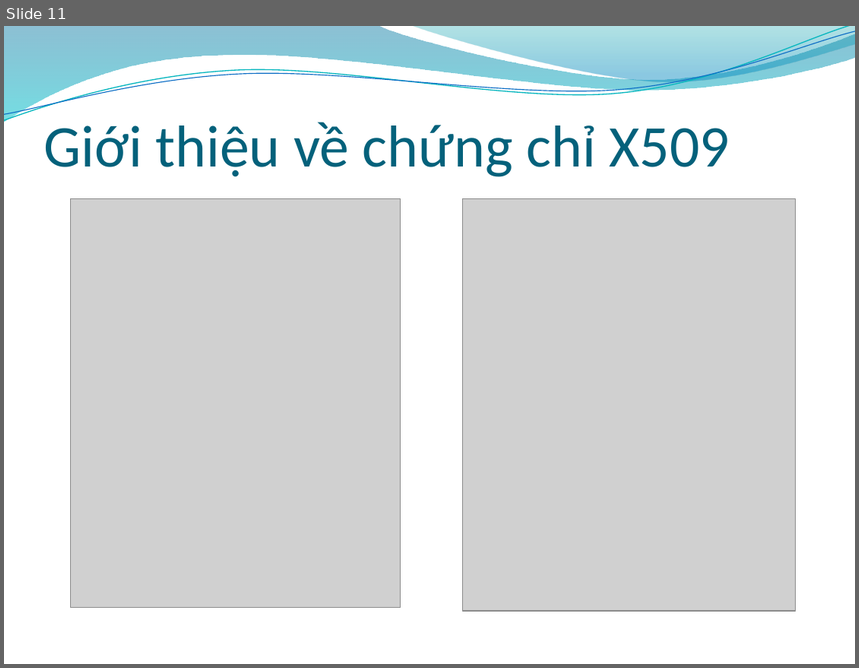
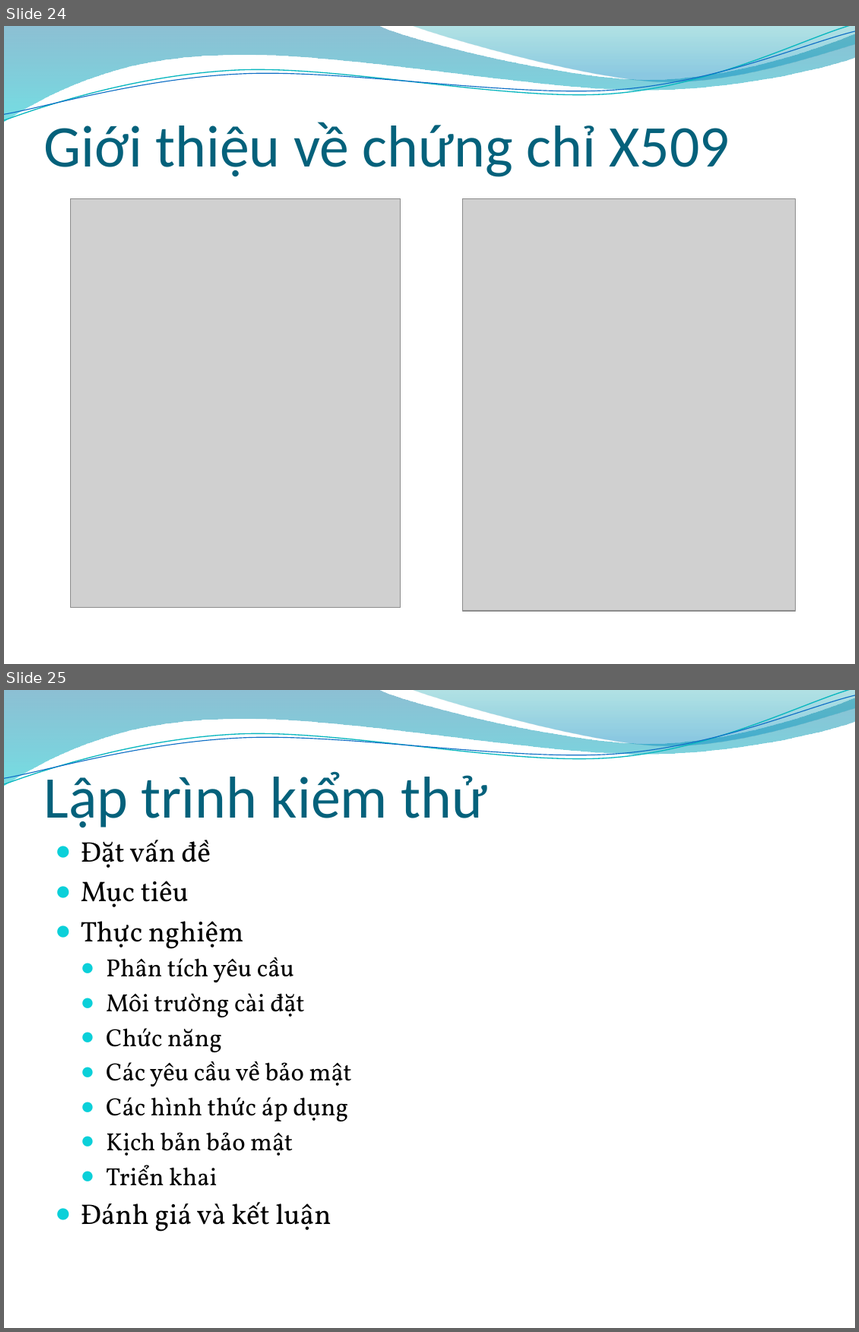
Before and after one commit to fast-link/bk-20102-assignment, a slide deck: An ninh mang/Bảo mật trong Web Service_Slide.pptx. Shown one above the other, each under a label of ours: slide 11 before the commit, slides 24 and 25 after it. The pictures are 859x668 and 859x1332 pixels, drawn with LibreOffice and Linux fonts; fonts in the diff are those of the drawing; grey boxes stand for pictures; background and template pictures are left out. Boxes give left, top, right and bottom in pixels: in the first picture for what was removed or moved away, otherwise in the second. Text is boxed around its words. In the diff, an @@ line names an element or a change of style, - is before the commit and + after.

```diff
--- a/An ninh mang/Bảo mật trong Web Service_Slide.pptx
+++ b/An ninh mang/Bảo mật trong Web Service_Slide.pptx
@@ slide 25 added at <box>4,690,855,1328</box>, background picture (left out); not listed: 4 template elements that a slide beside it also shows @@
@@ title added at <box>44,768,487,828</box>, 50 pt, text #04617B @@
+Lập trình kiểm thử
@@ text added at <box>81,840,352,1232</box>, 21 pt, text #000000 @@
+  ● Đặt vấn đề
+  ● Mục tiêu
+  ● Thực nghiệm
+    ● Phân tích yêu cầu
+    ● Môi trường cài đặt
+    ● Chức năng
+    ● Các yêu cầu về bảo mật
+    ● Các hình thức áp dụng
+    ● Kịch bản bảo mật
+    ● Triển khai
+  ● Đánh giá và kết luận
@@ what was slide 11 is now slide 24 @@
```
Also in this commit, not shown: 1 slide changed, 24 other slides added, 1 other file.
